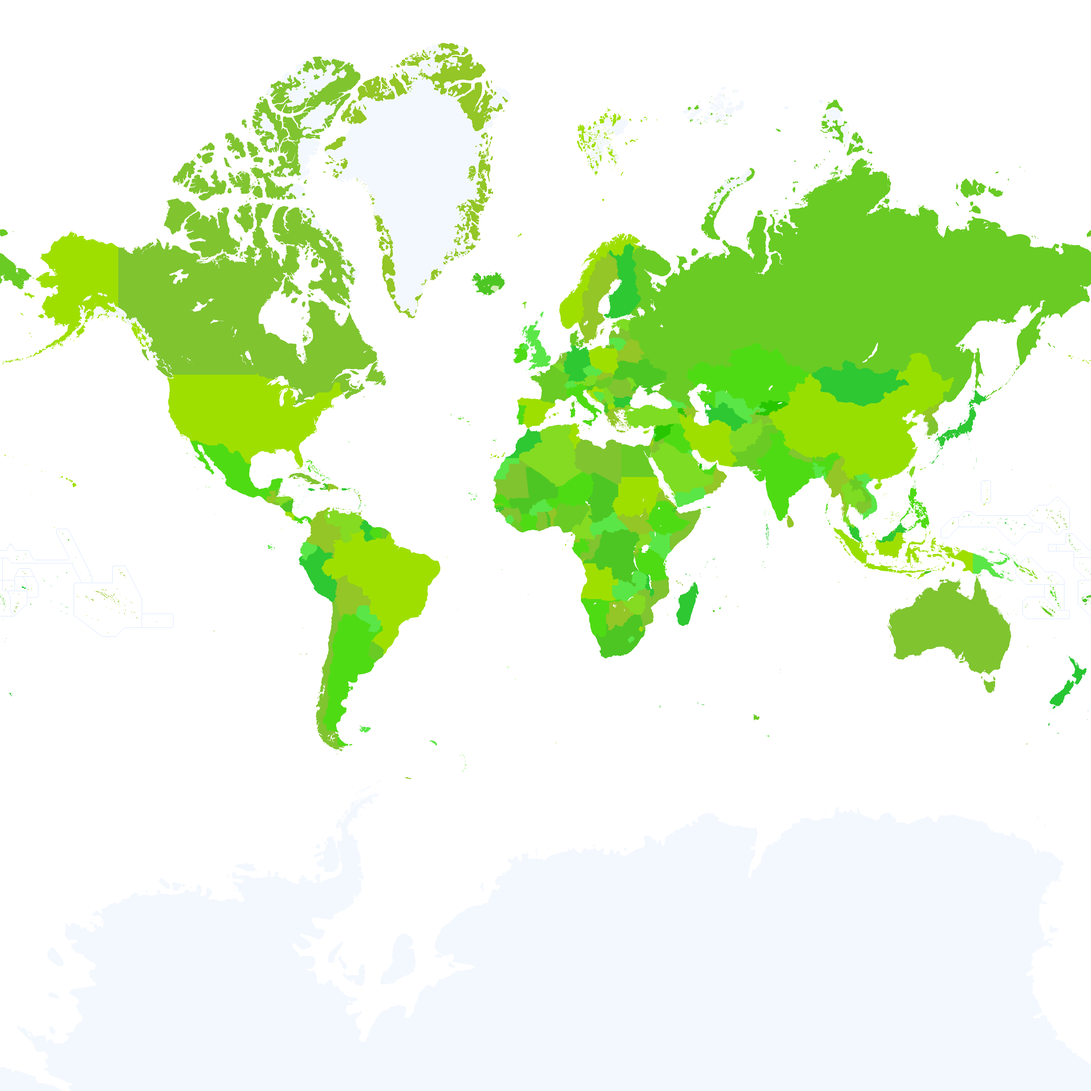
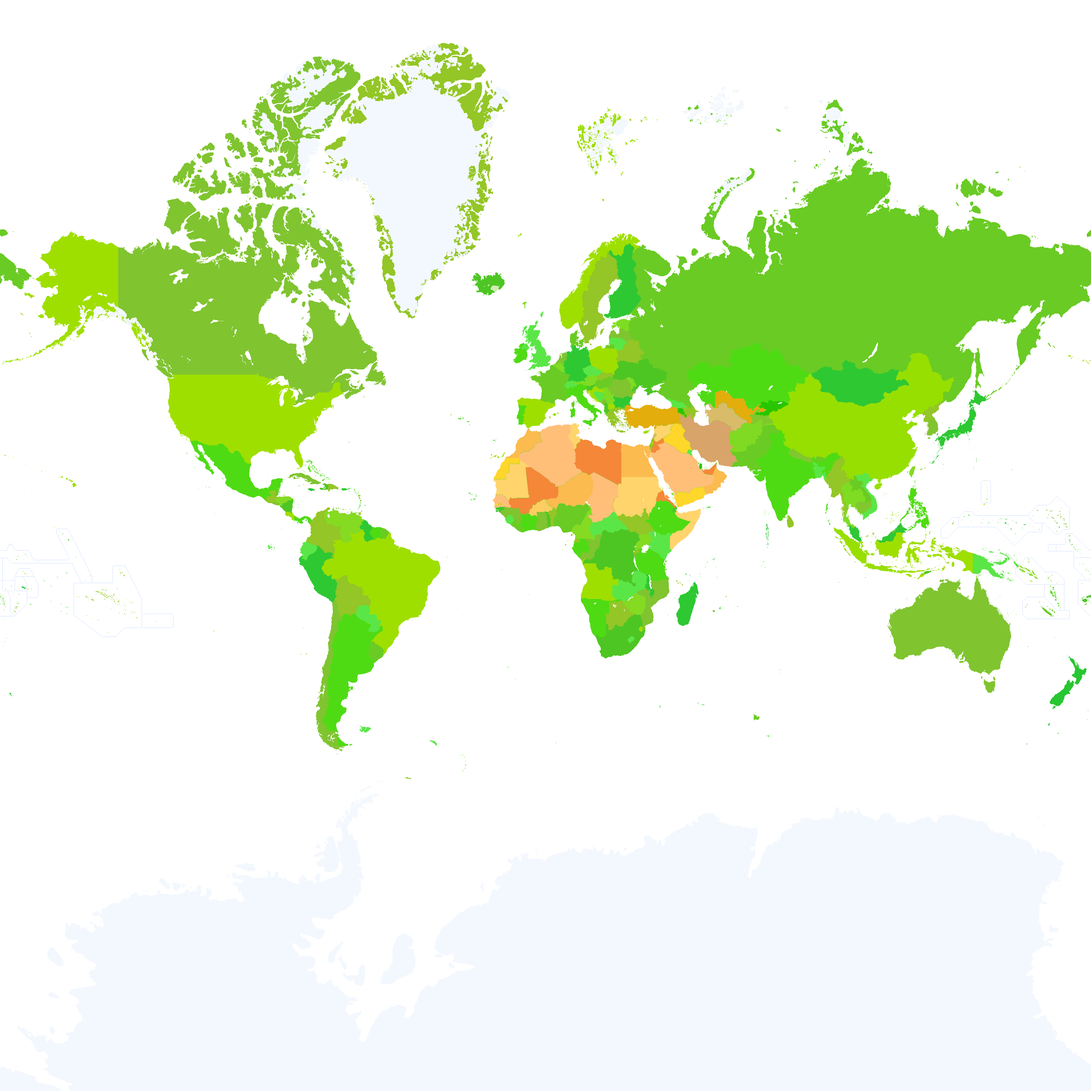
Layered file, before and after one edit (1091×1091). Changes by layer:
painted on "worldimage_EBENEN.png" over [492, 390, 767, 551]
